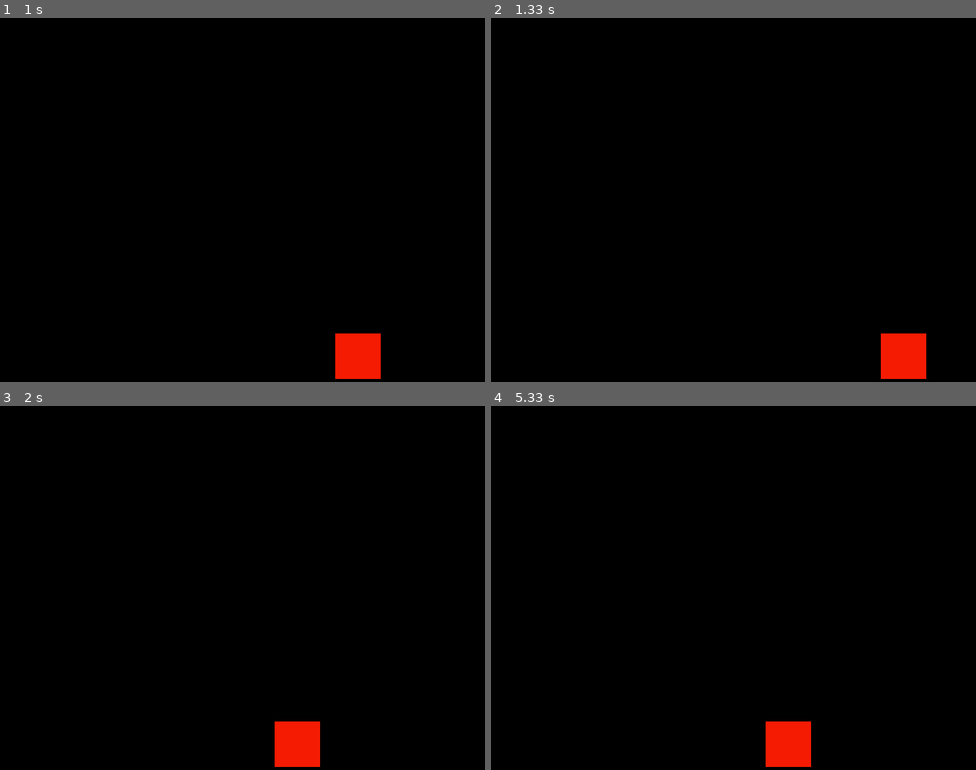
Above: before the commit, frames 1-4 (two rows, left to right).
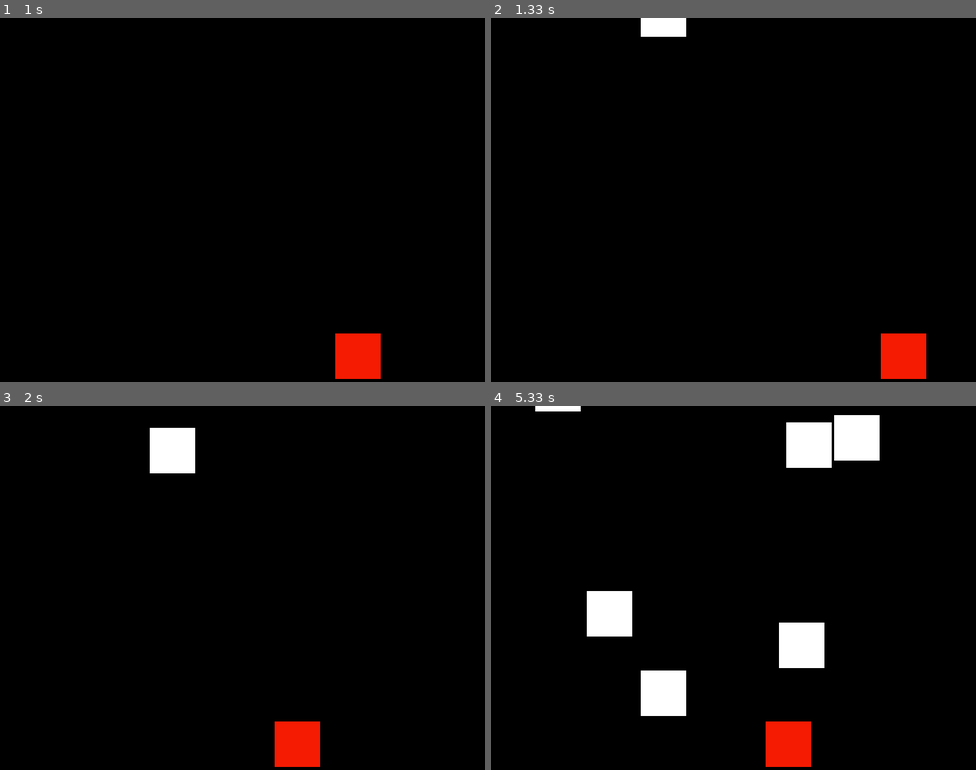
Above: after the commit, the same moments.

Repository: amsdc/retrogame
Game: pygame game, started from run_retrogame.py
Same seed, same stepped clock (60 frames per second), same inputs: the game is played once before the commit and once after it.
Inputs:
- Up to frame 1 (1 s): hold Right 0.33-0.8 s; hold Right from 0.83 s (still down)
- Up to frame 2 (1.33 s): release Right at 1.3 s
- Up to frame 3 (2 s): hold Left 1.33-1.87 s; hold Left from 1.9 s (still down)
- Up to frame 4 (5.33 s): release Left at 2.3 s; hold Right 2.33-2.97 s; hold Left 3-3.47 s; hold Right 3.5-3.97 s; hold Right 4-4.47 s; hold Left 4.5-5.03 s; hold Left from 5.07 s (still down)

Frame 1 is identical in both runs. In frame 2, 0.5% of the frame differs, in the area x 30-41%, y 0-6%; in frame 3, 1.2%; in frame 4, 6.0%, in the area x 9-81%, y 0-86%.

Commit message:
Finish stones

Diff:
--- a/retrogame/__init__.py
+++ b/retrogame/__init__.py
@@ -22,7 +22,16 @@
 
         self.screen = pygame.display.set_mode((SCREEN_WIDTH, SCREEN_HEIGHT))
 
+        # Create a custom event for adding a new enemy
+        self.ADDENEMY = pygame.USEREVENT + 1
+        pygame.time.set_timer(self.ADDENEMY, 750)
+
         self.player = sp.Player()
+
+        self.enemies = pygame.sprite.Group()
+        self.all_sprites = pygame.sprite.Group()
+        self.all_sprites.add(self.player)
+
         self.mainloop()
 
     def mainloop(self):
@@ -47,13 +56,25 @@
                 elif event.type == QUIT:
                     self.running = False
 
+                # Add a new enemy?
+                elif event.type == self.ADDENEMY:
+                    # Create the new enemy and add it to sprite groups
+                    new_enemy = sp.Stone()
+                    self.enemies.add(new_enemy)
+                    self.all_sprites.add(new_enemy)
+
             pressed_keys = pygame.key.get_pressed()
 
             self.player.update(pressed_keys)
 
+            # Update enemy position
+            self.enemies.update()
+
             self.screen.fill((0,0,0))
 
-            self.screen.blit(self.player.surf, self.player.rect)
+            # Draw all sprites
+            for entity in self.all_sprites:
+                self.screen.blit(entity.surf, entity.rect)
 
 
 
--- a/retrogame/sprites.py
+++ b/retrogame/sprites.py
@@ -74,14 +74,14 @@
         self.rect = self.surf.get_rect(
             center=(
                 random.randint(0+self.s_left_padding, SCREEN_WIDTH-self.s_right_padding),
-                random.randint(-20, -100),
+                random.randint(-100, -20),
             )
         )
-        self.speed = random.randint(5, 20)
+        self.speed = random.randint(1, 3)
 
     # Move the sprite based on speed
     # Remove the sprite when it passes the left edge of the screen
     def update(self):
-        self.rect.move_ip(-self.speed, 0)
-        if self.rect.right < 0:
+        self.rect.move_ip(0, self.speed)
+        if self.rect.left > SCREEN_HEIGHT-self.s_bottom_padding:
             self.kill()
